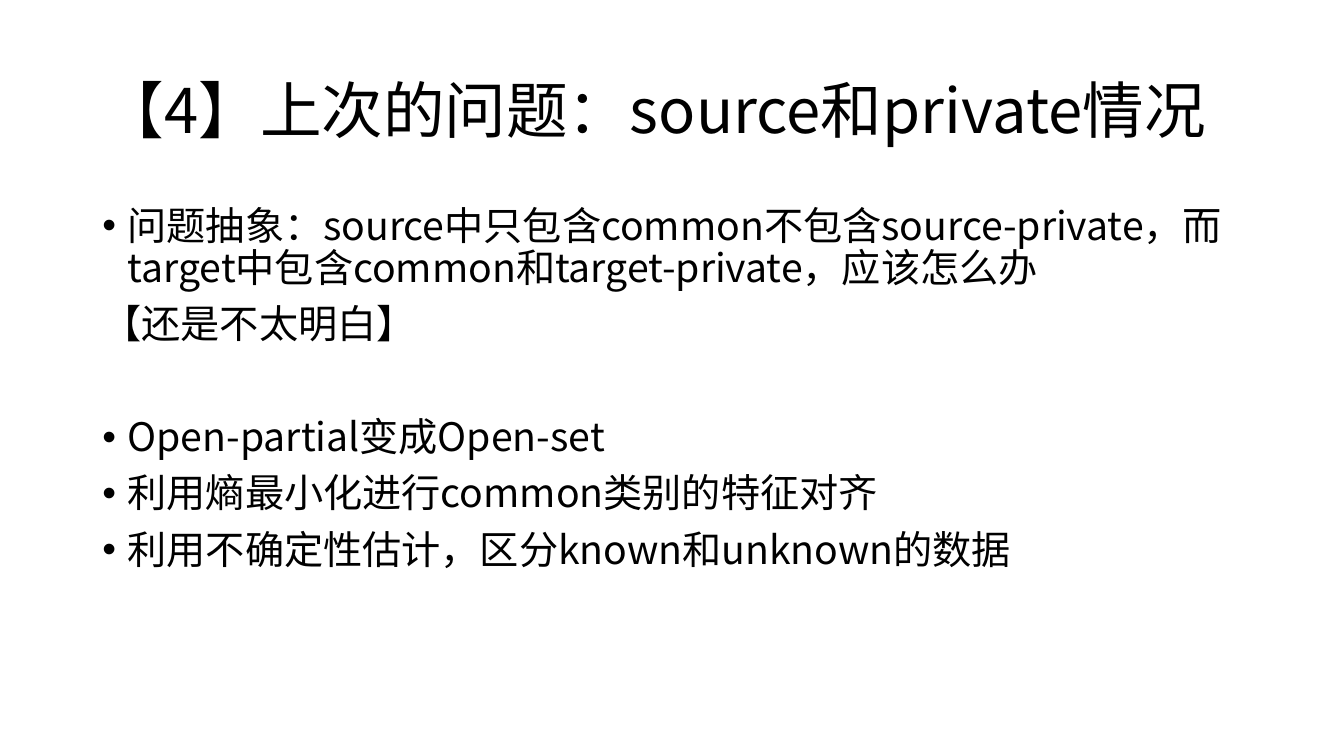
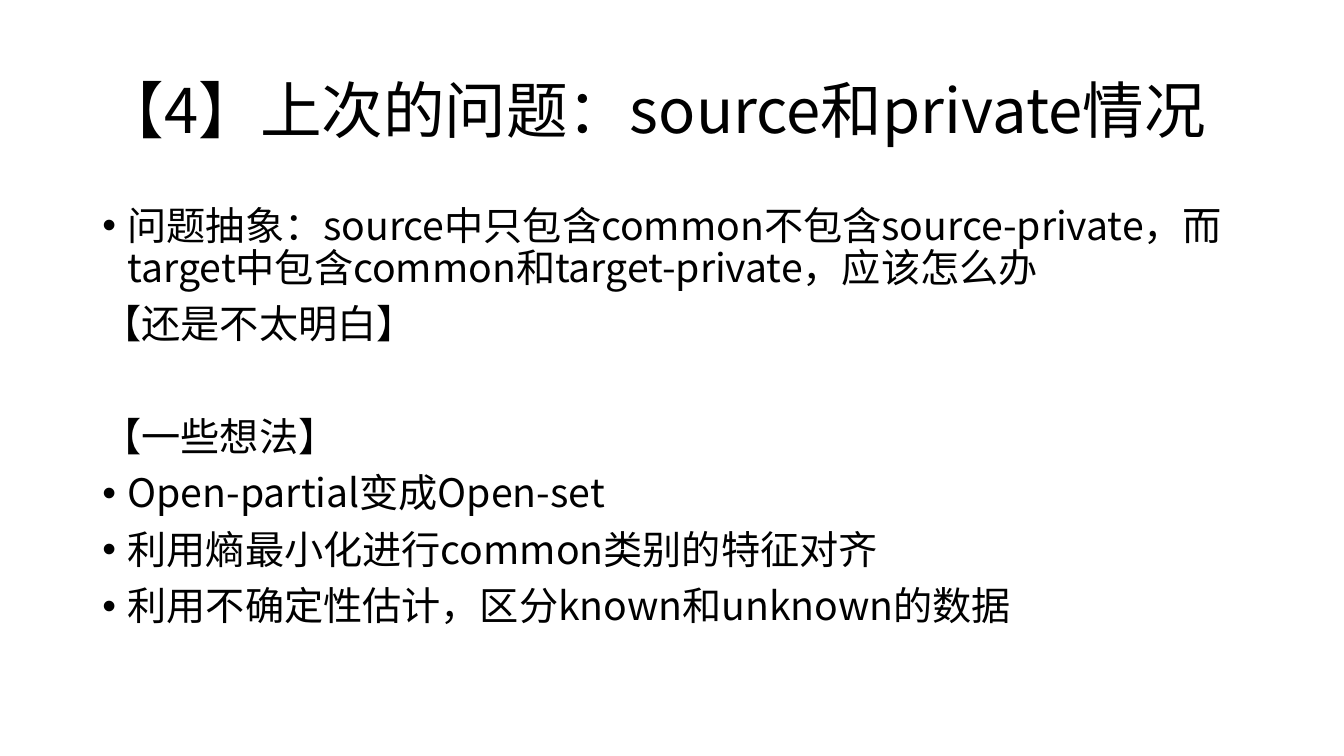
Before and after one commit to MorleyOlsen/CASintern, a slide deck: slide 10 of period3/p3.pptx (slide 9 before the commit). Drawn at 1344x756 pixels with LibreOffice and Linux fonts; fonts in the diff are those of the drawing. Boxes give left, top, right and bottom in pixels: in the first picture for what was removed or moved away, otherwise in the second. Text is boxed around its words. In the diff, an @@ line names an element or a change of style, - is before the commit and + after.

```diff
--- a/period3/p3.pptx
+++ b/period3/p3.pptx
@@ text at (102,417,337,455): paragraph added @@
+【一些想法】
```
Also in this commit, not shown: 2 other slides changed, 2 slides added.
